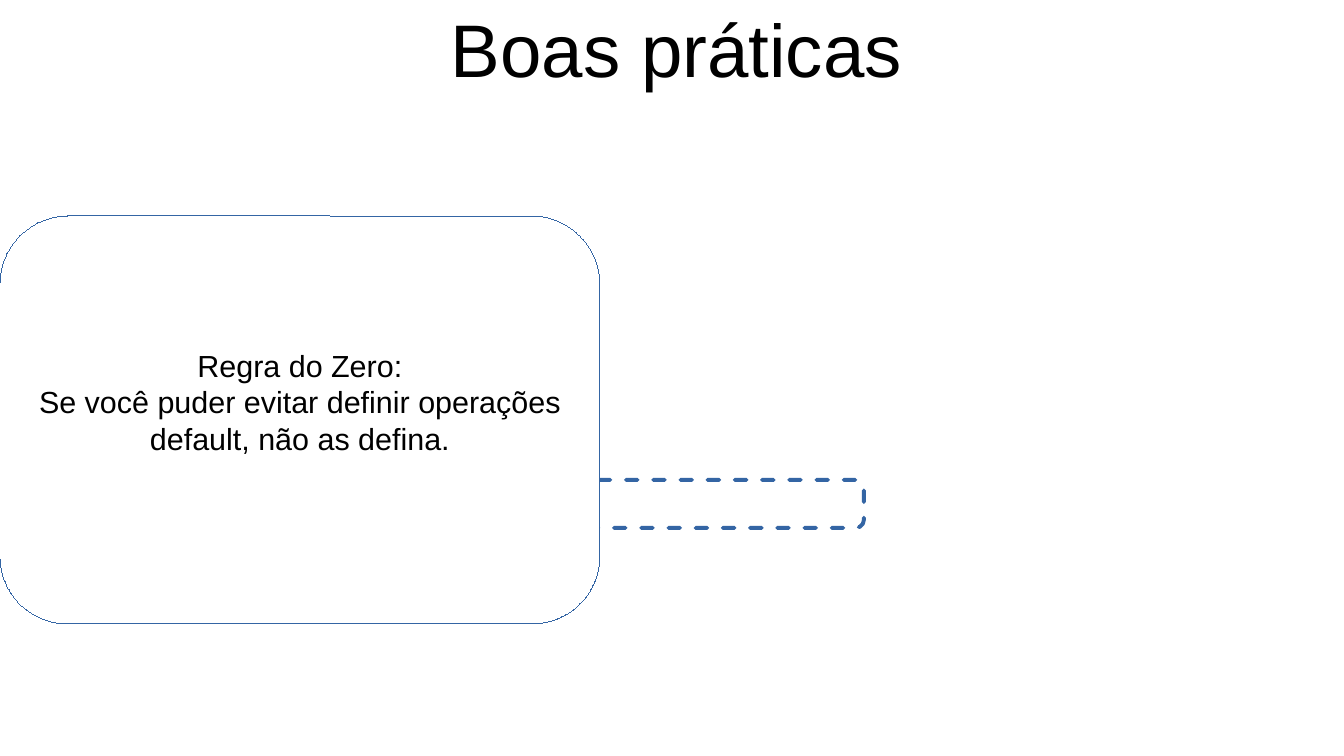
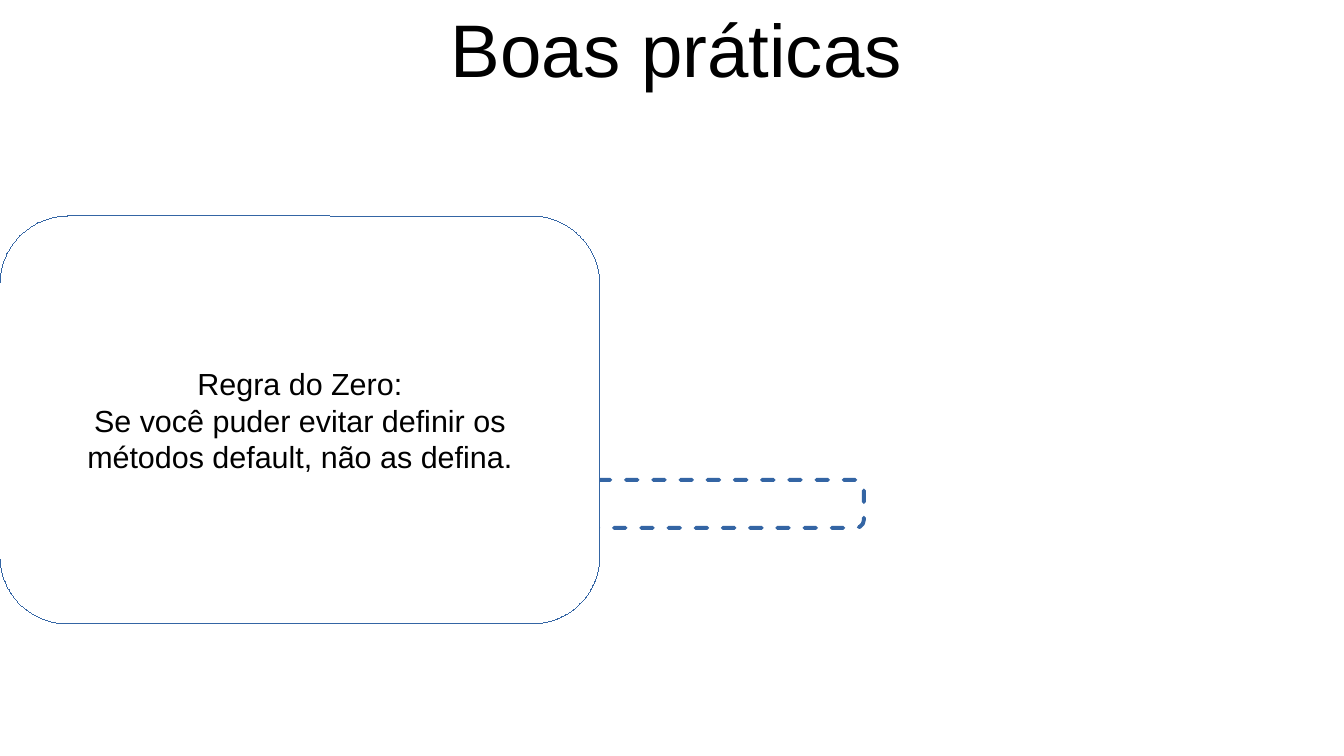
Before and after one commit to FerrazArthur/cpp-concepts-exposure, a slide deck: slide 71 of Apresentacao.odp. Drawn at 1344x756 pixels with LibreOffice and Linux fonts; fonts in the diff are those of the drawing; background and template pictures are left out. Boxes give left, top, right and bottom in pixels: in the first picture for what was removed or moved away, otherwise in the second. Text is boxed around its words. In the diff, an @@ line names an element or a change of style, - is before the commit and + after.

```diff
--- a/Apresentacao.odp
+++ b/Apresentacao.odp
@@ text in rounded rectangle at [87,409,512,472]: text changed @@
-Se você puder evitar definir operações default, não as defina.
+Se você puder evitar definir os métodos default, não as defina.
```
Also in this commit, not shown: 2 other slides changed, 2 slides added, 1 other file.
